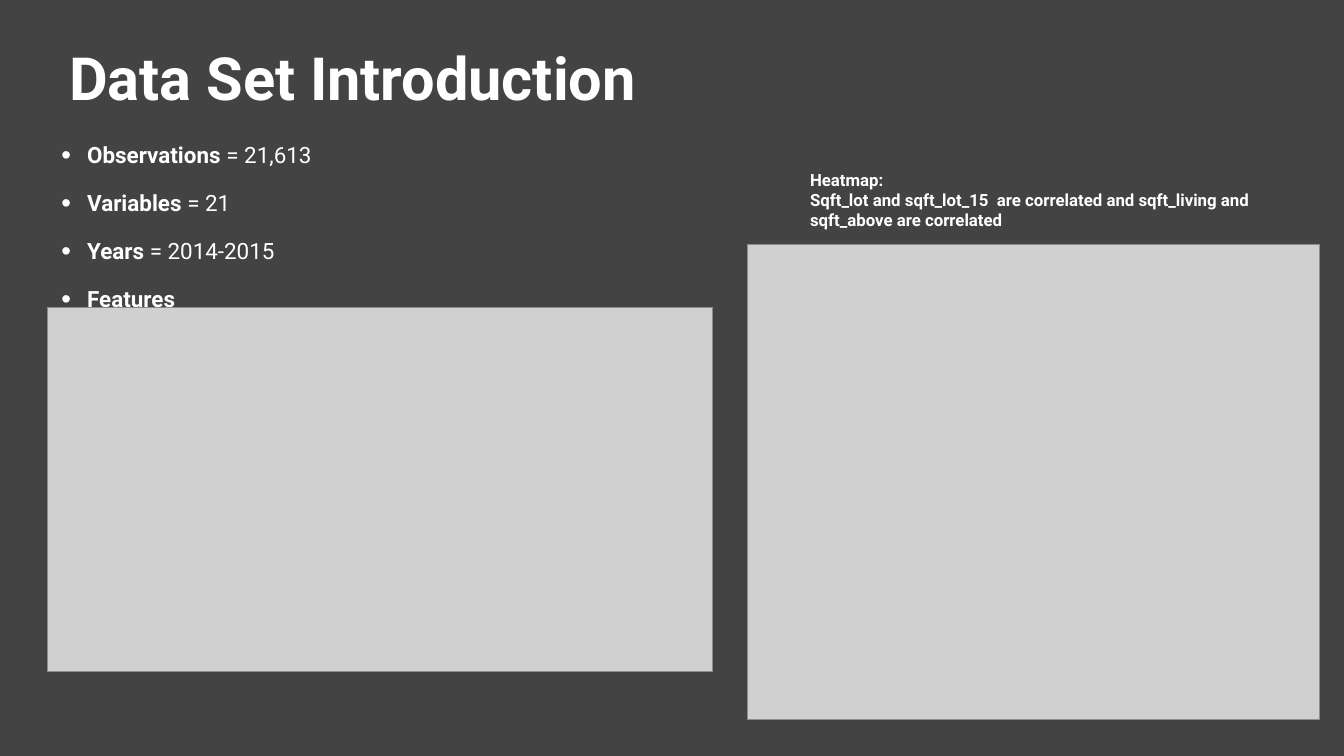
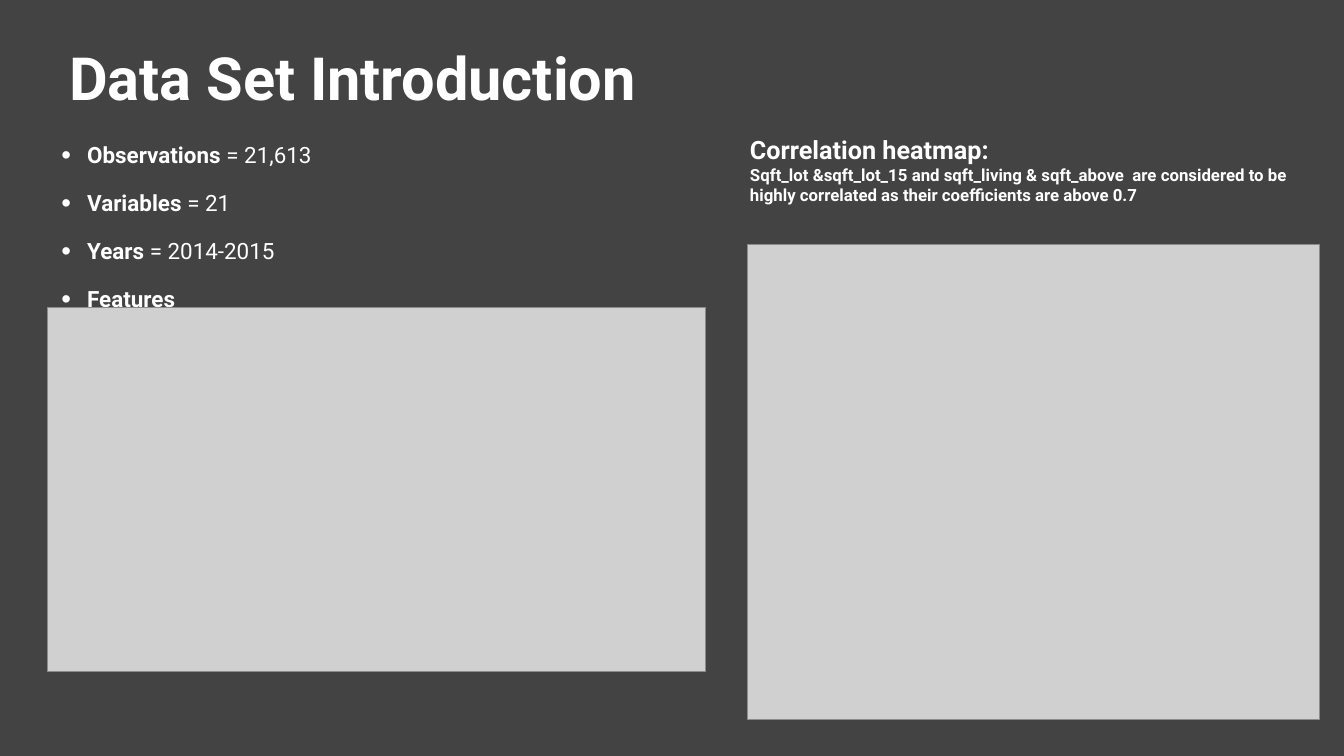
Before and after one commit to ArinaNihon/MID_TERM_PROJECT_Arina-Sara, a slide deck: slide 4 of Mid_Term_Project_Presentation.ppt. Drawn at 1344x756 pixels with LibreOffice and Linux fonts; fonts in the diff are those of the drawing; grey boxes stand for pictures. Boxes give left, top, right and bottom in pixels: in the first picture for what was removed or moved away, otherwise in the second. Text is boxed around its words. In the diff, an @@ line names an element or a change of style, - is before the commit and + after.

```diff
--- a/Mid_Term_Project_Presentation.ppt
+++ b/Mid_Term_Project_Presentation.ppt
@@ text at [750, 140, 1287, 205]: text changed @@
-Heatmap:
-Sqft_lot and sqft_lot_15 are correlated and sqft_living and sqft_above are correlated
+Correlation heatmap:
+Sqft_lot &sqft_lot_15 and sqft_living & sqft_above are considered to be highly correlated as their coefficients are above 0.7
@@ picture: place and size @@
-picture at [48, 308, 713, 672]
+picture at [48, 308, 706, 672]
```
Also in this commit, not shown: 1 other slide changed.
